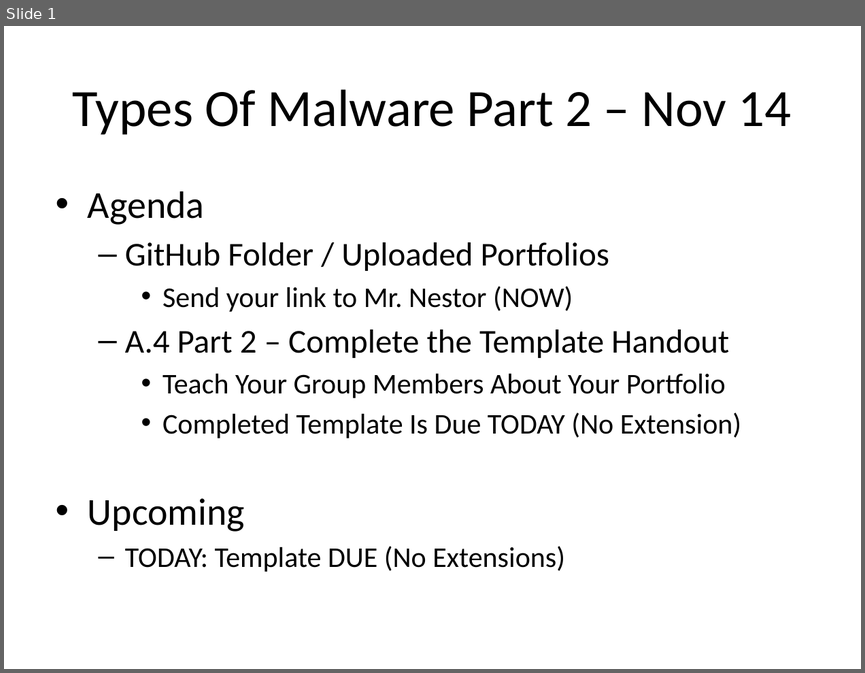
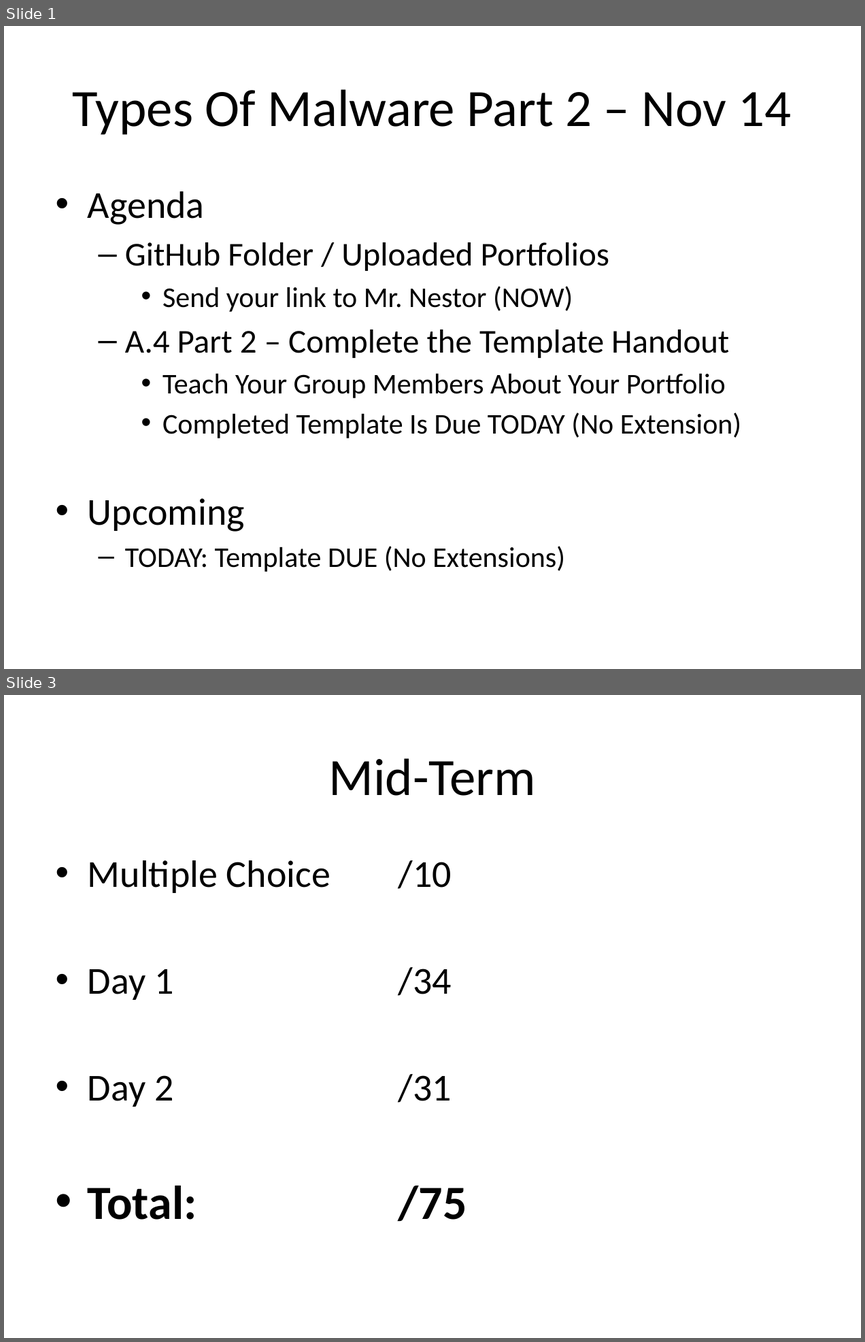
Before and after one commit to Greg5519/ICS2O0, a slide deck: Daily Agendas/Day11.4_TypesOfMalware4.pptx. Shown one above the other, each under a label of ours: slide 1 before the commit, slides 1 and 3 after it; the slides between them are not shown. The pictures are 865x673 and 865x1342 pixels, drawn with LibreOffice and Linux fonts; fonts in the diff are those of the drawing. Boxes give left, top, right and bottom in pixels: in the first picture for what was removed or moved away, otherwise in the second. Text is boxed around its words. In the diff, an @@ line names an element or a change of style, - is before the commit and + after.

```diff
--- a/Daily Agendas/Day11.4_TypesOfMalware4.pptx
+++ b/Daily Agendas/Day11.4_TypesOfMalware4.pptx
@@ slide 3 added at (4, 695, 861, 1338), background #FFFFFF @@
@@ title added at (328, 758, 536, 796), 44 pt, text #000000 @@
+Mid-Term
@@ text added at (88, 860, 467, 1221), 32 pt, text #000000 @@
+• Multiple Choice /10
+• Day 1 /34
+• Day 2 /31
+• Total: /75
```
Also in this commit, not shown: 1 other slide added.
